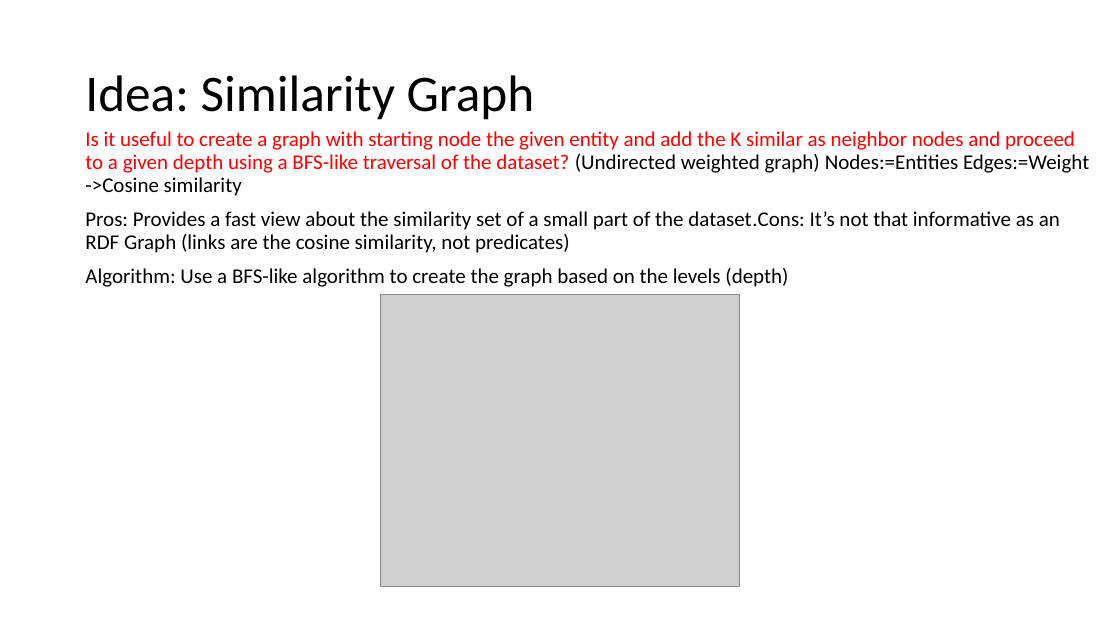
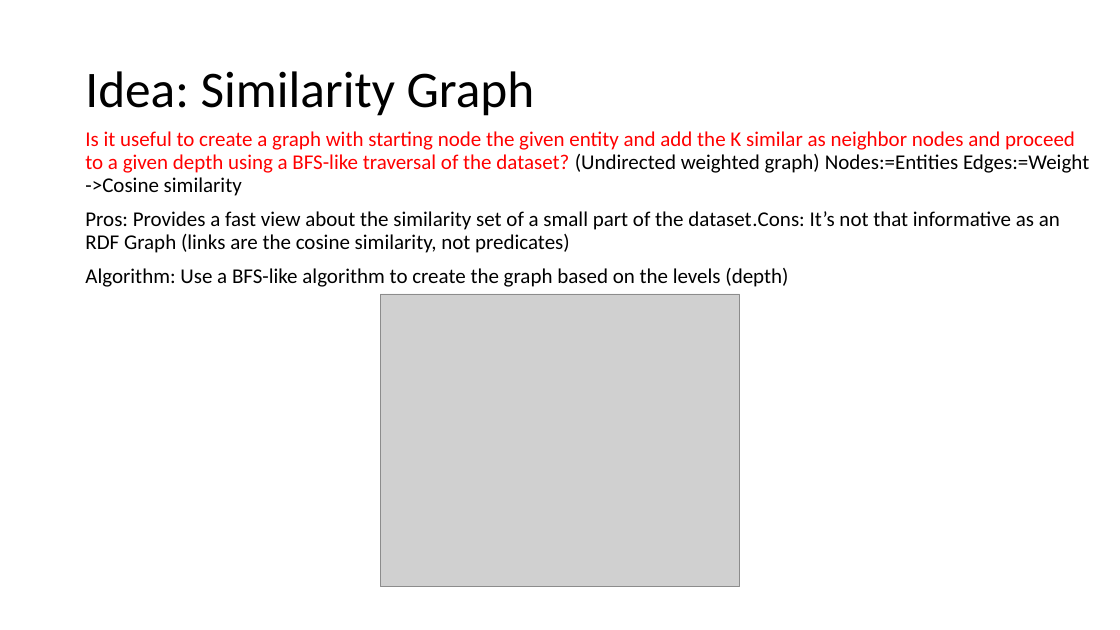
Before and after one commit to MChatzakis/RDFsim, a slide deck: slide 7 of RDFsim/presentationStaff/RDFsim.pptx. Drawn at 1120x630 pixels with LibreOffice and Linux fonts; fonts in the diff are those of the drawing; grey boxes stand for pictures. Boxes give left, top, right and bottom in pixels: in the first picture for what was removed or moved away, otherwise in the second. Text is boxed around its words. In the diff, an @@ line names an element or a change of style, - is before the commit and + after.

```diff
--- a/RDFsim/presentationStaff/RDFsim.pptx
+++ b/RDFsim/presentationStaff/RDFsim.pptx
@@ title "Idea: Similarity Graph": place and size @@
-title "Idea: Similarity Graph" at bbox=[85, 75, 535, 120]
+title "Idea: Similarity Graph" at bbox=[85, 71, 535, 116]
```
Also in this commit, not shown: 2 other slides changed.
